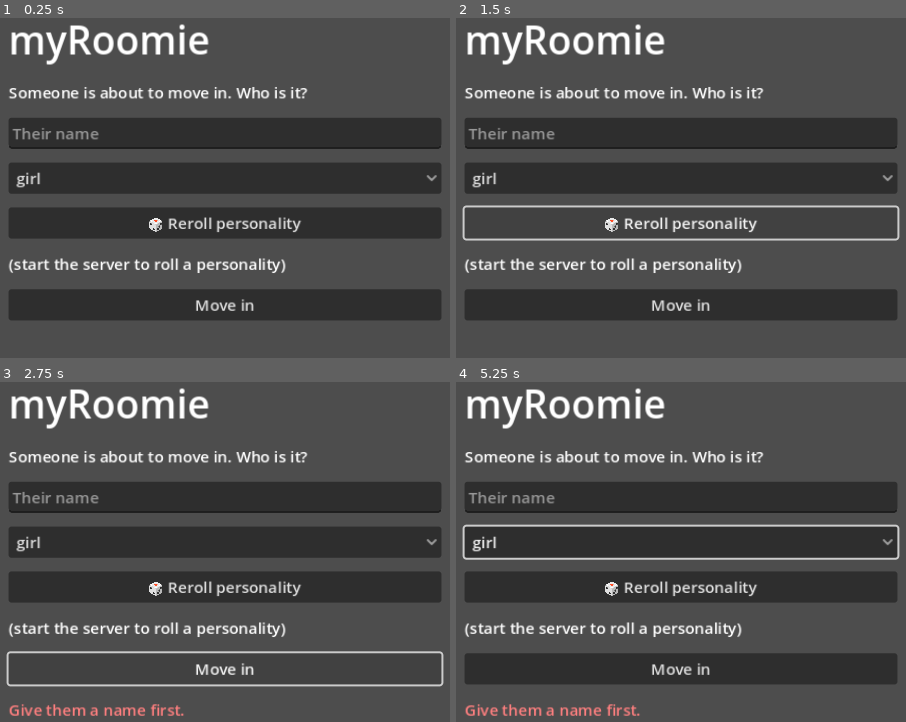
Above: before the commit, frames 1-4 (two rows, left to right).
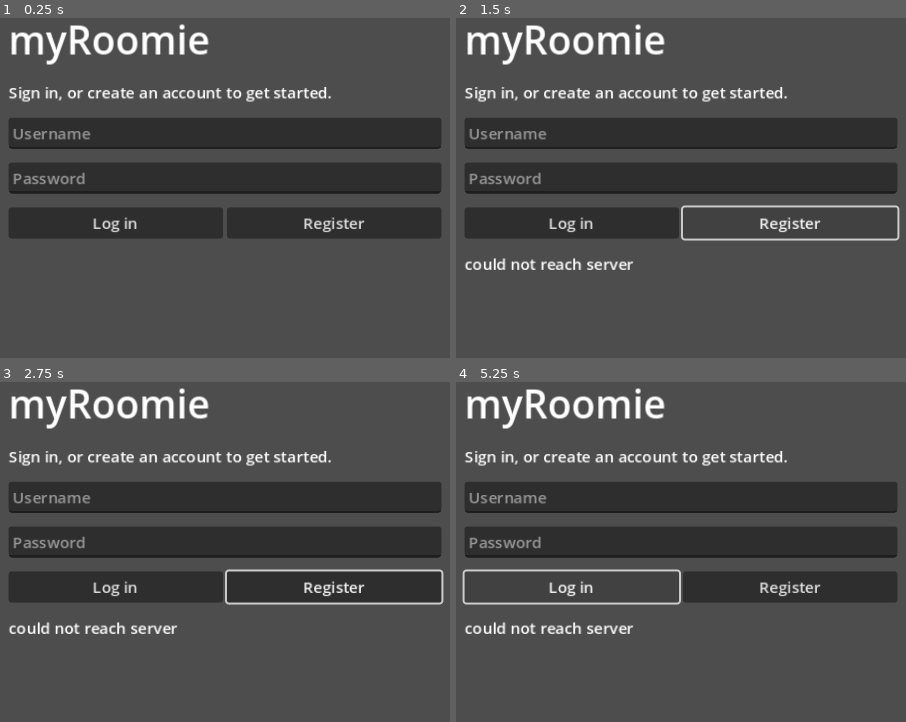
Above: after the commit, the same moments.

Repository: yumiaura/myRoomie
Game: Godot game, scene res://scenes/Main.tscn
The game is run twice, just before and just after one commit, with the same random seed, the same clock (stepped at 60 frames per second) and the same inputs.
Inputs (mouse positions are in pixels of both pictures, inside the frame that each line leads up to):
- Up to frame 1 (0.25 s): no input
- Up to frame 2 (1.5 s): click (573, 222) at 0.5 s, where only the run after the commit has a clickable "Log in"; click (789, 222) at 1.25 s, where only the run after the commit has a clickable "Register"
- Up to frame 3 (2.75 s): click (225, 667) at 2 s, where only the run before the commit has a clickable "Move in"
- Up to frame 4 (5.25 s): click (681, 541) at 2.75 s, where only the run before the commit has a clickable "girl"; click (681, 586) at 3.5 s, where only the run before the commit has a clickable "🎲 Reroll personality"; click (681, 541) at 4.25 s, where only the run before the commit has a clickable "girl"; click (573, 586) at 5 s, where only the run after the commit has a clickable "Log in"

The runs differ from the first frame. In frame 1, 13% of the frame differs, in the area x 2-98%, y 20-89%; in frame 2, 14%; in frame 3, 8.0%; in frame 4, 16%, in the area x 1-99%, y 20-99%.

Commit message:
Add accounts and token authentication
Roomies now belong to an account. Auth is stdlib-only and hobby-grade
(no expiry, no rate limiting) — enough to scope pets to a user and gate
the API, not a production identity stack.

- auth: pbkdf2_hmac password hashing + opaque urlsafe bearer tokens.
- storage: users and tokens tables with create/get/save/lookup helpers.
- models: PetState.owner; RegisterRequest / LoginRequest.
- app: POST /auth/register, POST /auth/login; every pet endpoint requires
  a token (401) and verifies ownership (403); GET /pets lists only yours.
- client: sign-in screen, token sent as Authorization header and persisted
  in user://myroomie.cfg, auto-resume of a valid session, Log out / Switch.
- tests: register/login/duplicate/wrong-password, auth-required, ownership.

Pre-auth saved roomies (owner=None) are simply not listed; new PetState
fields default cleanly so old saves still load.

Diff:
--- a/client/scripts/Api.gd
+++ b/client/scripts/Api.gd
@@ -4,6 +4,7 @@
 
 var base_url := "http://127.0.0.1:8000"
 var pet_id := ""
+var token := ""
 
 
 ## Perform a request and return {ok, data} or {ok=false, error}.
@@ -12,6 +13,8 @@
 	var http := HTTPRequest.new()
 	add_child(http)
 	var headers := PackedStringArray(["Content-Type: application/json"])
+	if token != "":
+		headers.append("Authorization: Bearer " + token)
 	var body := ""
 	if payload != null:
 		body = JSON.stringify(payload)
--- a/client/scripts/Main.gd
+++ b/client/scripts/Main.gd
@@ -8,6 +8,11 @@
 
 var catalog: Dictionary = {}
 var state: Dictionary = {}
+
+var auth_root: Control
+var username_edit: LineEdit
+var password_edit: LineEdit
+var auth_status: Label
 
 var creation_root: Control
 var room_root: Control
@@ -40,8 +45,11 @@
 
 func _ready() -> void:
 	set_anchors_preset(Control.PRESET_FULL_RECT)
+	build_auth_screen()
 	build_creation_screen()
 	build_room_screen()
+	auth_root.visible = false
+	creation_root.visible = false
 	room_root.visible = false
 
 	poll_timer = Timer.new()
@@ -54,15 +62,17 @@
 		catalog = loaded["data"]
 		populate_catalogs()
 
-	# If we lived with someone last time and they still exist, walk right in.
-	var saved := load_saved_pet_id()
-	if saved != "":
-		var existing = await Api.get_json("/pets/%s" % saved)
-		if existing["ok"]:
-			await enter_room(existing["data"], true)
+	# Reuse a saved session token if it still works; otherwise ask to sign in.
+	var saved_token := config_get("token")
+	if saved_token != "":
+		Api.token = saved_token
+		var check = await Api.get_json("/pets")
+		if check["ok"]:
+			await after_login()
 			return
-		clear_saved_pet_id()  # they're gone from the server; forget the stale id
-	do_reroll()
+		Api.token = ""
+		config_set("token", "")
+	show_auth()
 
 
 # --- Screen construction --------------------------------------------------
@@ -82,7 +92,7 @@
 	return scroll
 
 
-func build_creation_screen() -> void:
+func build_auth_screen() -> void:
 	var box := VBoxContainer.new()
 	box.add_theme_constant_override("separation", 14)
 
@@ -92,6 +102,49 @@
 	box.add_child(title)
 
 	var subtitle := Label.new()
+	subtitle.text = "Sign in, or create an account to get started."
+	box.add_child(subtitle)
+
+	username_edit = LineEdit.new()
+	username_edit.placeholder_text = "Username"
+	box.add_child(username_edit)
+
+	password_edit = LineEdit.new()
+	password_edit.placeholder_text = "Password"
+	password_edit.secret = true
+	box.add_child(password_edit)
+
+	var buttons := HBoxContainer.new()
+	var login_button := Button.new()
+	login_button.text = "Log in"
+	login_button.size_flags_horizontal = Control.SIZE_EXPAND_FILL
+	login_button.pressed.connect(on_login)
+	buttons.add_child(login_button)
+	var register_button := Button.new()
+	register_button.text = "Register"
+	register_button.size_flags_horizontal = Control.SIZE_EXPAND_FILL
+	register_button.pressed.connect(on_register)
+	buttons.add_child(register_button)
+	box.add_child(buttons)
+
+	auth_status = Label.new()
+	auth_status.autowrap_mode = TextServer.AUTOWRAP_WORD_SMART
+	box.add_child(auth_status)
+
+	auth_root = wrap_in_scroll(box)
+	add_child(auth_root)
+
+
+func build_creation_screen() -> void:
+	var box := VBoxContainer.new()
+	box.add_theme_constant_override("separation", 14)
+
+	var title := Label.new()
+	title.text = "myRoomie"
+	title.add_theme_font_size_override("font_size", 40)
+	box.add_child(title)
+
+	var subtitle := Label.new()
 	subtitle.text = "Someone is about to move in. Who is it?"
 	box.add_child(subtitle)
 
@@ -122,6 +175,8 @@
 	status_label = Label.new()
 	status_label.modulate = Color(1, 0.5, 0.5)
 	box.add_child(status_label)
+
+	box.add_child(make_simple_action("Log out", on_logout))
 
 	creation_root = wrap_in_scroll(box)
 	add_child(creation_root)
@@ -266,6 +321,67 @@
 	return option.get_item_text(option.selected).replace(" ", "_")
 
 
+# --- Auth flow ------------------------------------------------------------
+func show_auth() -> void:
+	auth_root.visible = true
+	creation_root.visible = false
+	room_root.visible = false
+
+
+func show_creation() -> void:
+	auth_root.visible = false
+	creation_root.visible = true
+	room_root.visible = false
+	name_edit.text = ""
+	do_reroll()
+
+
+func on_register() -> void:
+	var result = await Api.post_json("/auth/register", {
+		"username": username_edit.text.strip_edges(),
+		"password": password_edit.text,
+	})
+	if result["ok"]:
+		auth_status.text = "Account created — now log in."
+	else:
+		auth_status.text = str(result["error"])
+
+
+func on_login() -> void:
+	var result = await Api.post_json("/auth/login", {
+		"username": username_edit.text.strip_edges(),
+		"password": password_edit.text,
+	})
+	if not result["ok"]:
+		auth_status.text = str(result["error"])
+		return
+	Api.token = str(result["data"]["token"])
+	await after_login()
+
+
+func after_login() -> void:
+	config_set("token", Api.token)
+	# If we lived with someone last time and they still exist, walk right in.
+	var saved := load_saved_pet_id()
+	if saved != "":
+		var existing = await Api.get_json("/pets/%s" % saved)
+		if existing["ok"]:
+			await enter_room(existing["data"], true)
+			return
+		clear_saved_pet_id()
+	show_creation()
+
+
+func on_logout() -> void:
+	poll_timer.stop()
+	Api.token = ""
+	Api.pet_id = ""
+	state = {}
+	config_set("token", "")
+	clear_saved_pet_id()
+	show_auth()
+
+
 # --- Flow -----------------------------------------------------------------
 func do_reroll() -> void:
 	var result = await Api.post_json("/preview", {})
@@ -307,6 +423,7 @@
 		var visited = await Api.post_json("/pets/%s/visit" % Api.pet_id)
 		if visited["ok"]:
 			apply_state(visited["data"])
+	auth_root.visible = false
 	creation_root.visible = false
 	room_root.visible = true
 	poll_timer.start()
@@ -318,29 +435,33 @@
 	Api.pet_id = ""
 	state = {}
 	current_mood = ""
-	room_root.visible = false
-	creation_root.visible = true
-	name_edit.text = ""
-	do_reroll()
-
-
-func save_pet_id(pet_id: String) -> void:
+	show_creation()
+
+
+func config_set(key: String, value: String) -> void:
 	var cfg := ConfigFile.new()
-	cfg.set_value("session", "pet_id", pet_id)
+	cfg.load(SAVE_PATH)  # keep any existing keys; a missing file is fine
+	cfg.set_value("session", key, value)
 	cfg.save(SAVE_PATH)
 
 
-func load_saved_pet_id() -> String:
+func config_get(key: String) -> String:
 	var cfg := ConfigFile.new()
 	if cfg.load(SAVE_PATH) != OK:
 		return ""
-	return str(cfg.get_value("session", "pet_id", ""))
+	return str(cfg.get_value("session", key, ""))
+
+
+func save_pet_id(pet_id: String) -> void:
+	config_set("pet_id", pet_id)
+
+
+func load_saved_pet_id() -> String:
+	return config_get("pet_id")
 
 
 func clear_saved_pet_id() -> void:
-	var cfg := ConfigFile.new()
-	cfg.set_value("session", "pet_id", "")
-	cfg.save(SAVE_PATH)
+	config_set("pet_id", "")
 
 
 func on_poll() -> void:
Not shown, changed: server/myroomie/app.py
Not shown, added: server/myroomie/auth.py
Not shown, changed: server/myroomie/models.py
Not shown, changed: server/myroomie/storage.py
Not shown, changed: server/tests/test_api.py
